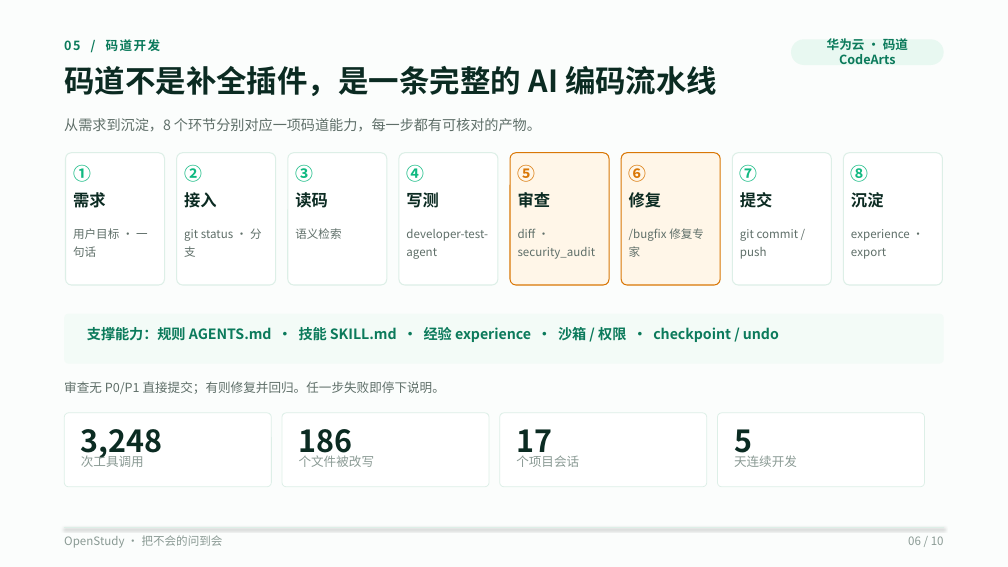
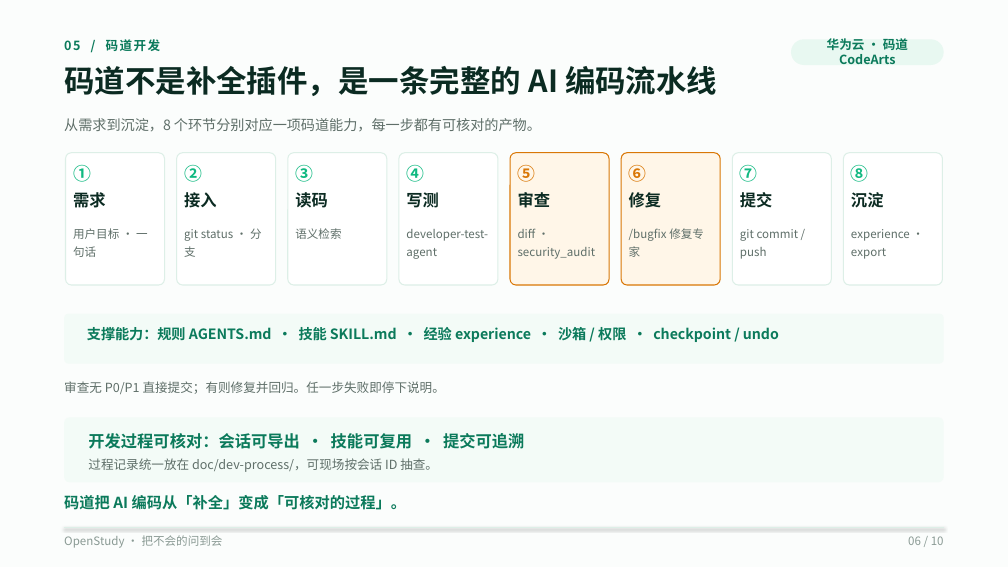
Before and after one commit to wufeng1234567/openstudy-fastapi-ts, a slide deck: slide 6 of doc/competition/OpenStudy-10页-V3-码道版.pptx. Drawn at 1008x567 pixels with LibreOffice and Linux fonts; fonts in the diff are those of the drawing. Boxes give left, top, right and bottom in pixels: in the first picture for what was removed or moved away, otherwise in the second. Text is boxed around its words. In the diff, an @@ line names an element or a change of style, - is before the commit and + after.

```diff
--- a/doc/competition/OpenStudy-10页-V3-码道版.pptx
+++ b/doc/competition/OpenStudy-10页-V3-码道版.pptx
@@ rounded rectangle: place and size @@
-rounded rectangle at [64, 413, 271, 487]
+rounded rectangle at [64, 417, 944, 482]
@@ rounded rectangle at [64, 417, 944, 482]: fill #FFFFFF to #F3FBF7; outline #DDEFE7 0.75 pt to none; proportions changed @@
@@ rounded rectangle removed at [282, 413, 489, 487] @@
@@ rounded rectangle removed at [500, 413, 707, 487] @@
@@ rounded rectangle removed at [718, 413, 925, 487] @@
@@ text removed at [81, 429, 163, 460] @@
-3,248
@@ text added at [88, 433, 524, 449], 15.5 pt, text #0B7A5B, bold @@
+开发过程可核对：会话可导出 · 技能可复用 · 提交可追溯
@@ text removed at [299, 429, 353, 460] @@
-186
@@ text removed at [516, 429, 552, 460] @@
-17
@@ text removed at [734, 429, 752, 460] @@
-5
@@ text removed at [81, 453, 144, 467] @@
-次工具调用
@@ text added at [88, 458, 438, 472], 12 pt, text #5F6F69 @@
+过程记录统一放在 doc/dev-process/，可现场按会话 ID 抽查。
@@ text removed at [299, 455, 375, 467] @@
-个文件被改写
@@ text removed at [516, 455, 579, 467] @@
-个项目会话
@@ text removed at [734, 455, 797, 467] @@
-天连续开发
@@ text added at [64, 492, 406, 512], 14.5 pt, text #0B7A5B, bold @@
+码道把 AI 编码从「补全」变成「可核对的过程」。
```
Also in this commit, not shown: 6 other slides changed, 1 slide added, 1 slide removed, 7 other files.
